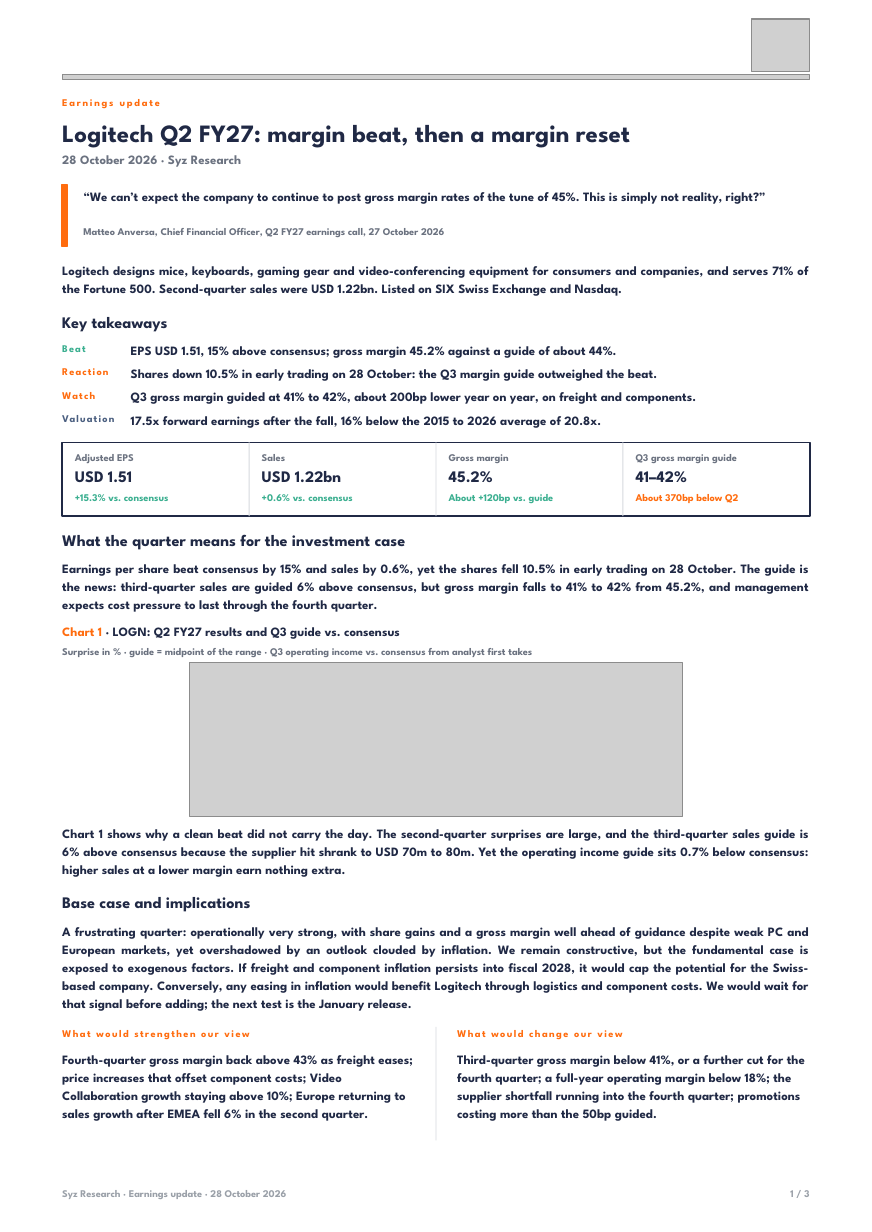
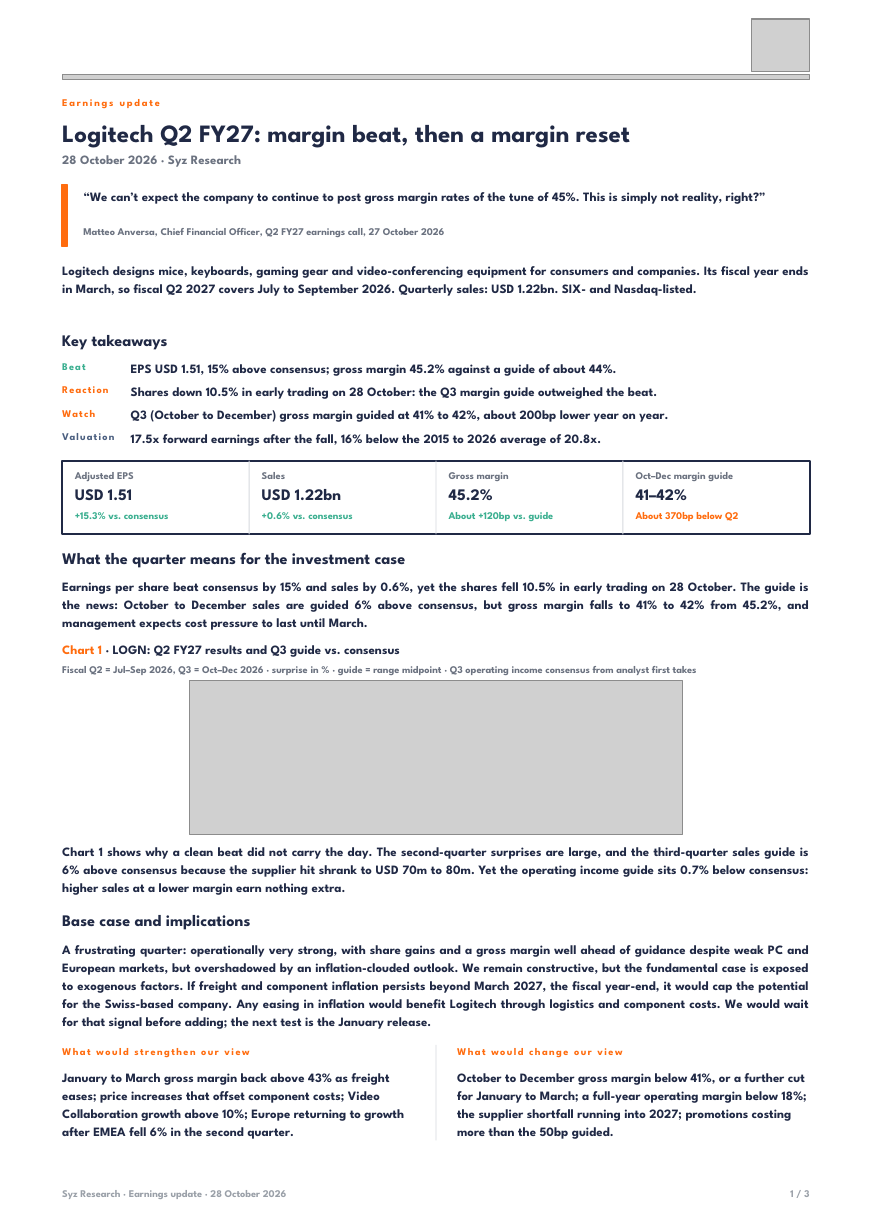
Before and after one commit to jb-db05/syz-earnings, a slide deck: slide 1 of reports/LOGN_Q2_FY27/Earnings_Update_LOGN_Q2FY27.pptx. Drawn at 872x1232 pixels with LibreOffice and Linux fonts; fonts in the diff are those of the drawing; grey boxes stand for pictures. Boxes give left, top, right and bottom in pixels: in the first picture for what was removed or moved away, otherwise in the second. Text is boxed around its words. In the diff, an @@ line names an element or a change of style, - is before the commit and + after.

```diff
--- a/reports/LOGN_Q2_FY27/Earnings_Update_LOGN_Q2FY27.pptx
+++ b/reports/LOGN_Q2_FY27/Earnings_Update_LOGN_Q2FY27.pptx
@@ text at [62,266,808,296]: text changed @@
-Logitech designs mice, keyboards, gaming gear and video-conferencing equipment for consumers and companies, and serves 71% of the Fortune 500. Second-quarter sales were USD 1.22bn. Listed on SIX Swiss Exchange and Nasdaq.
+Logitech designs mice, keyboards, gaming gear and video-conferencing equipment for consumers and companies. Its fiscal year ends in March, so fiscal Q2 2027 covers July to September 2026. Quarterly sales: USD 1.22bn. SIX- and Nasdaq-listed.
@@ text "EPS USD 1.51, 15% above ...": place and size @@
-text "EPS USD 1.51, 15% above ..." at [131,346,617,358]
+text "EPS USD 1.51, 15% above ..." at [131,364,617,376]
@@ text at [131,410,668,422]: text changed @@
-Q3 gross margin guided at 41% to 42%, about 200bp lower year on year, on freight and components.
+Q3 (October to December) gross margin guided at 41% to 42%, about 200bp lower year on year.
@@ 24 texts, 3 lines, 1 picture, 1 rectangle: place and size @@
-24 texts, 3 lines, 1 picture, 1 rectangle at [62,317,810,1040]
+24 texts, 3 lines, 1 picture, 1 rectangle at [62,335,810,1058]
@@ text at [636,472,733,481]: text changed @@
-Q3 gross margin guide
+Oct–Dec margin guide
@@ text at [62,582,809,630]: text changed @@
-Earnings per share beat consensus by 15% and sales by 0.6%, yet the shares fell 10.5% in early trading on 28 October. The guide is the news: third-quarter sales are guided 6% above consensus, but gross margin falls to 41% to 42% from 45.2%, and management expects cost pressure to last through the fourth quarter.
+Earnings per share beat consensus by 15% and sales by 0.6%, yet the shares fell 10.5% in early trading on 28 October. The guide is the news: October to December sales are guided 6% above consensus, but gross margin falls to 41% to 42% from 45.2%, and management expects cost pressure to last until March.
@@ text at [62,666,697,675]: text changed @@
-Surprise in % · guide = midpoint of the range · Q3 operating income vs. consensus from analyst first takes
+Fiscal Q2 = Jul–Sep 2026, Q3 = Oct–Dec 2026 · surprise in % · guide = range midpoint · Q3 operating income consensus from analyst first takes
@@ text at [62,945,809,1029]: text changed @@
-A frustrating quarter: operationally very strong, with share gains and a gross margin well ahead of guidance despite weak PC and European markets, yet overshadowed by an outlook clouded by inflation. We remain constructive, but the fundamental case is exposed to exogenous factors. If freight and component inflation persists into fiscal 2028, it would cap the potential for the Swiss-based company. Conversely, any easing in inflation would benefit Logitech through logistics and component costs. We would wait for that signal before adding; the next test is the January release.
+A frustrating quarter: operationally very strong, with share gains and a gross margin well ahead of guidance despite weak PC and European markets, but overshadowed by an inflation-clouded outlook. We remain constructive, but the fundamental case is exposed to exogenous factors. If freight and component inflation persists beyond March 2027, the fiscal year-end, it would cap the potential for the Swiss-based company. Any easing in inflation would benefit Logitech through logistics and component costs. We would wait for that signal before adding; the next test is the January release.
@@ line moved from (435, 1027) - (435, 1141) to (435, 1046) - (435, 1141) @@
@@ text at [62,1073,404,1139]: text changed @@
-Fourth-quarter gross margin back above 43% as freight eases; price increases that offset component costs; Video Collaboration growth staying above 10%; Europe returning to sales growth after EMEA fell 6% in the second quarter.
+January to March gross margin back above 43% as freight eases; price increases that offset component costs; Video Collaboration growth above 10%; Europe returning to growth after EMEA fell 6% in the second quarter.
@@ text at [457,1073,807,1139]: text changed @@
-Third-quarter gross margin below 41%, or a further cut for the fourth quarter; a full-year operating margin below 18%; the supplier shortfall running into the fourth quarter; promotions costing more than the 50bp guided.
+October to December gross margin below 41%, or a further cut for January to March; a full-year operating margin below 18%; the supplier shortfall running into 2027; promotions costing more than the 50bp guided.
```
Also in this commit, not shown: 1 other slide changed, 5 other files.
